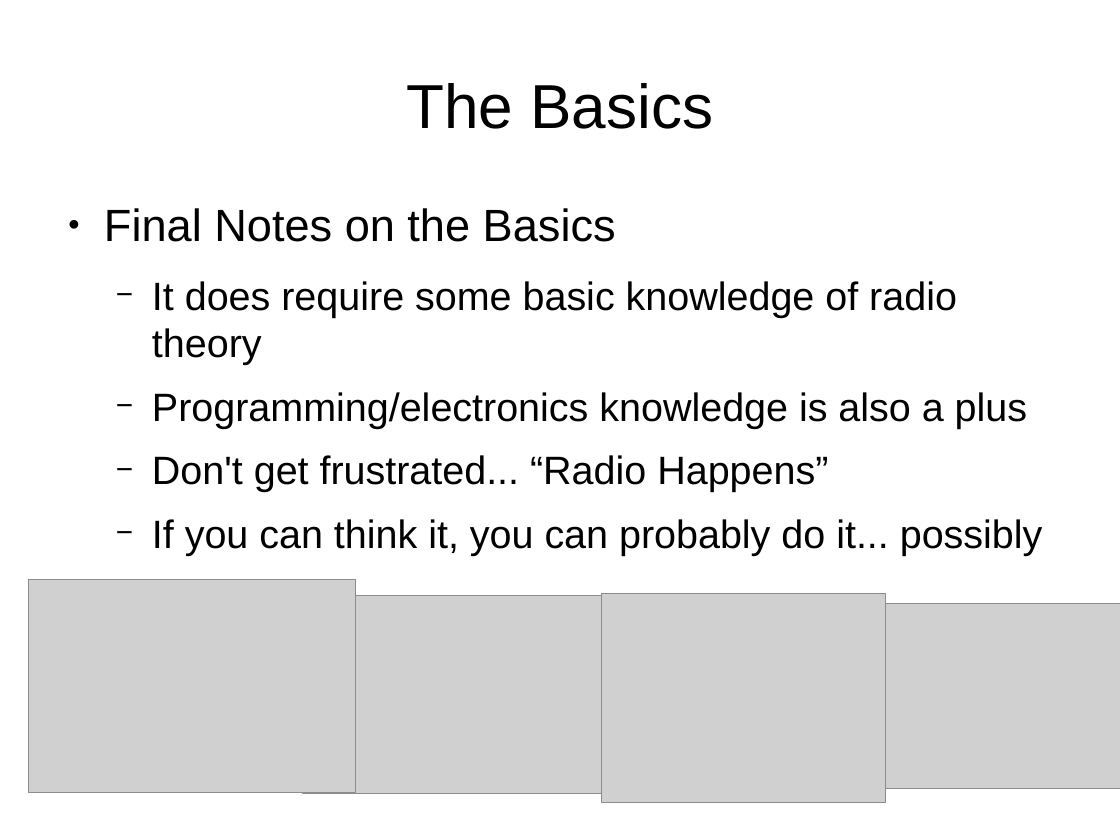
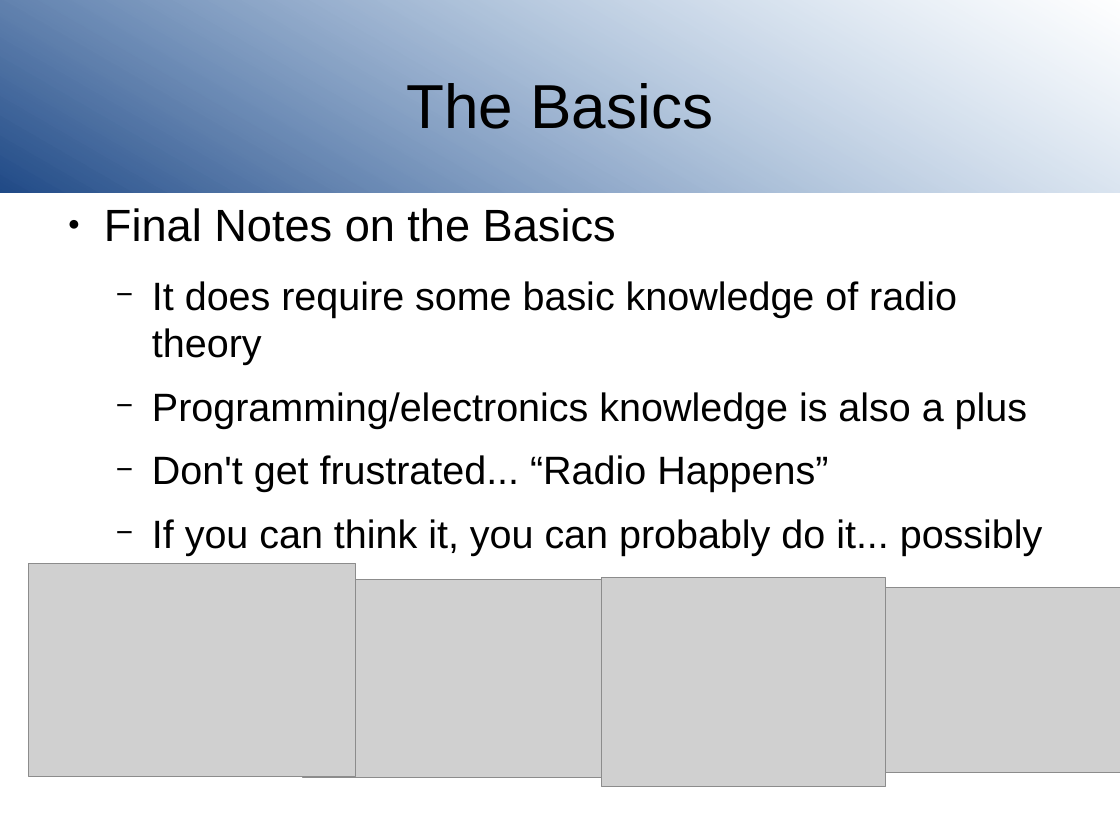
Before and after one commit to joeblankenship1/SDR, a slide deck: slide 12 of SDRclassPresentation.odp. Drawn at 1120x840 pixels with LibreOffice and Linux fonts; fonts in the diff are those of the drawing; grey boxes stand for pictures; background and template pictures are left out. Boxes give left, top, right and bottom in pixels: in the first picture for what was removed or moved away, otherwise in the second. Text is boxed around its words. In the diff, an @@ line names an element or a change of style, - is before the commit and + after.

```diff
--- a/SDRclassPresentation.odp
+++ b/SDRclassPresentation.odp
@@ rectangle added at <box>0,0,1120,193</box>, fill gradient #204A87 to #729FCF @@
@@ 4 pictures: place and size @@
-4 pictures at <box>28,579,1120,803</box>
+4 pictures at <box>28,563,1120,787</box>
```
Also in this commit, not shown: 13 other slides changed.
